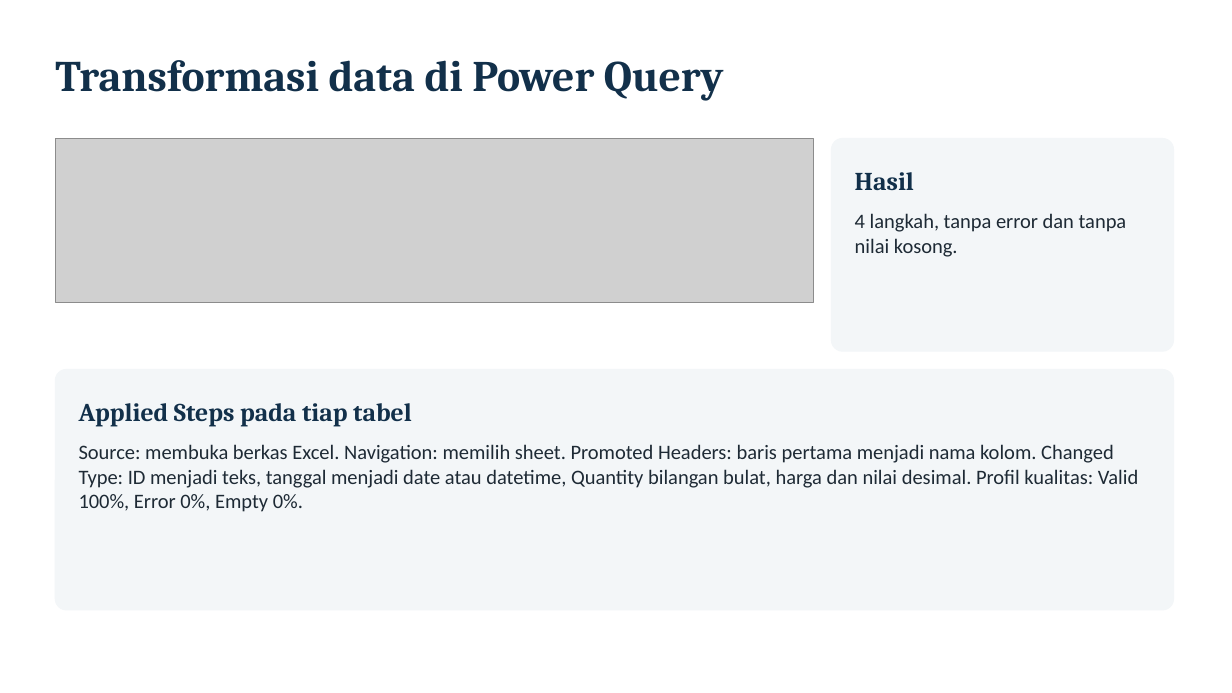
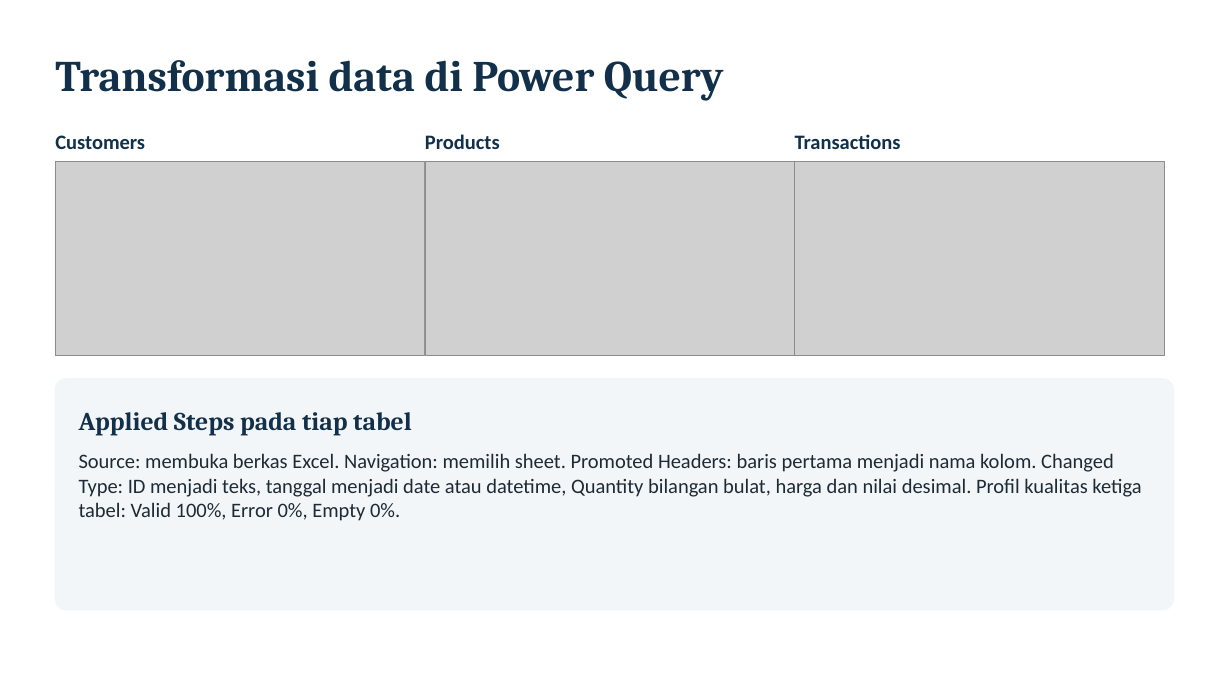
Before and after one commit to farhansech/EXACOUNT, a slide deck: slide 8 of output/EverMart_UTS_BDASC.pptx. Drawn at 1232x693 pixels with LibreOffice and Linux fonts; fonts in the diff are those of the drawing; grey boxes stand for pictures. Boxes give left, top, right and bottom in pixels: in the first picture for what was removed or moved away, otherwise in the second. Text is boxed around its words. In the diff, an @@ line names an element or a change of style, - is before the commit and + after.

```diff
--- a/output/EverMart_UTS_BDASC.pptx
+++ b/output/EverMart_UTS_BDASC.pptx
@@ picture removed at [55,139,813,302] @@
@@ text added at [55,135,145,149], 16 pt, text #12304A, bold @@
+Customers
@@ text added at [425,134,500,149], 16 pt, text #12304A, bold @@
+Products
@@ text added at [795,134,901,149], 16 pt, text #12304A, bold @@
+Transactions
@@ rounded rectangle removed at [832,139,1174,351] @@
@@ picture added at [55,162,425,356] @@
@@ picture added at [425,162,795,356] @@
@@ picture added at [795,162,1165,356] @@
@@ text removed at [855,172,914,190] @@
-Hasil
@@ text removed at [855,213,1127,257] @@
-4 langkah, tanpa error dan tanpa nilai kosong.
@@ rounded rectangle: place and size @@
-rounded rectangle at [55,370,1174,610]
+rounded rectangle at [55,379,1174,610]
@@ rounded rectangle at [55,379,1174,610]: proportions changed @@
@@ text "Applied Steps pada tiap tabel": place and size @@
-text "Applied Steps pada tiap tabel" at [79,403,412,426]
+text "Applied Steps pada tiap tabel" at [79,412,412,436]
@@ text at [79,453,1141,521]: text changed @@
-Source: membuka berkas Excel. Navigation: memilih sheet. Promoted Headers: baris pertama menjadi nama kolom. Changed Type: ID menjadi teks, tanggal menjadi date atau datetime, Quantity bilangan bulat, harga dan nilai desimal. Profil kualitas: Valid 100%, Error 0%, Empty 0%.
+Source: membuka berkas Excel. Navigation: memilih sheet. Promoted Headers: baris pertama menjadi nama kolom. Changed Type: ID menjadi teks, tanggal menjadi date atau datetime, Quantity bilangan bulat, harga dan nilai desimal. Profil kualitas ketiga tabel: Valid 100%, Error 0%, Empty 0%.
```
Also in this commit, not shown: 1 other file.
